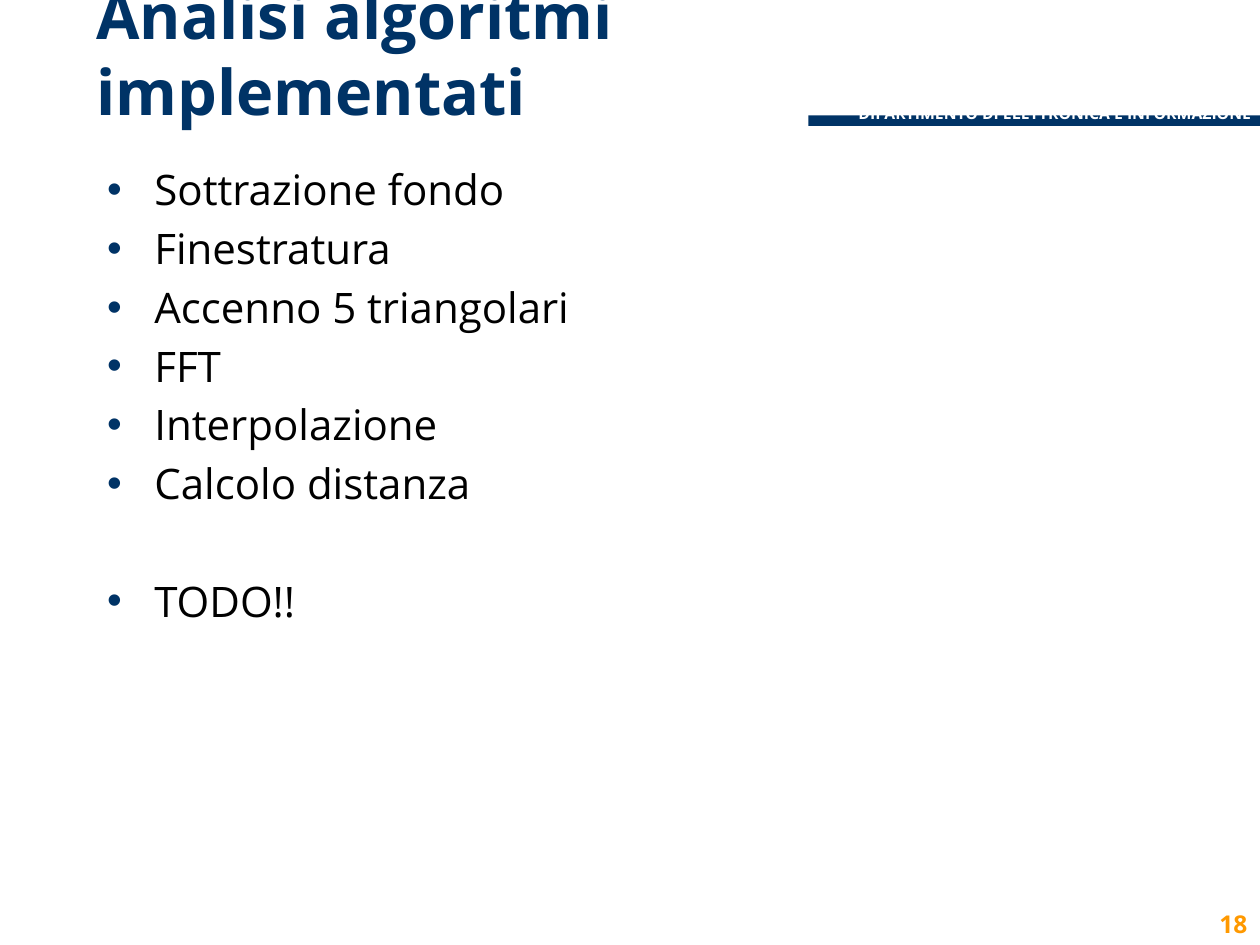
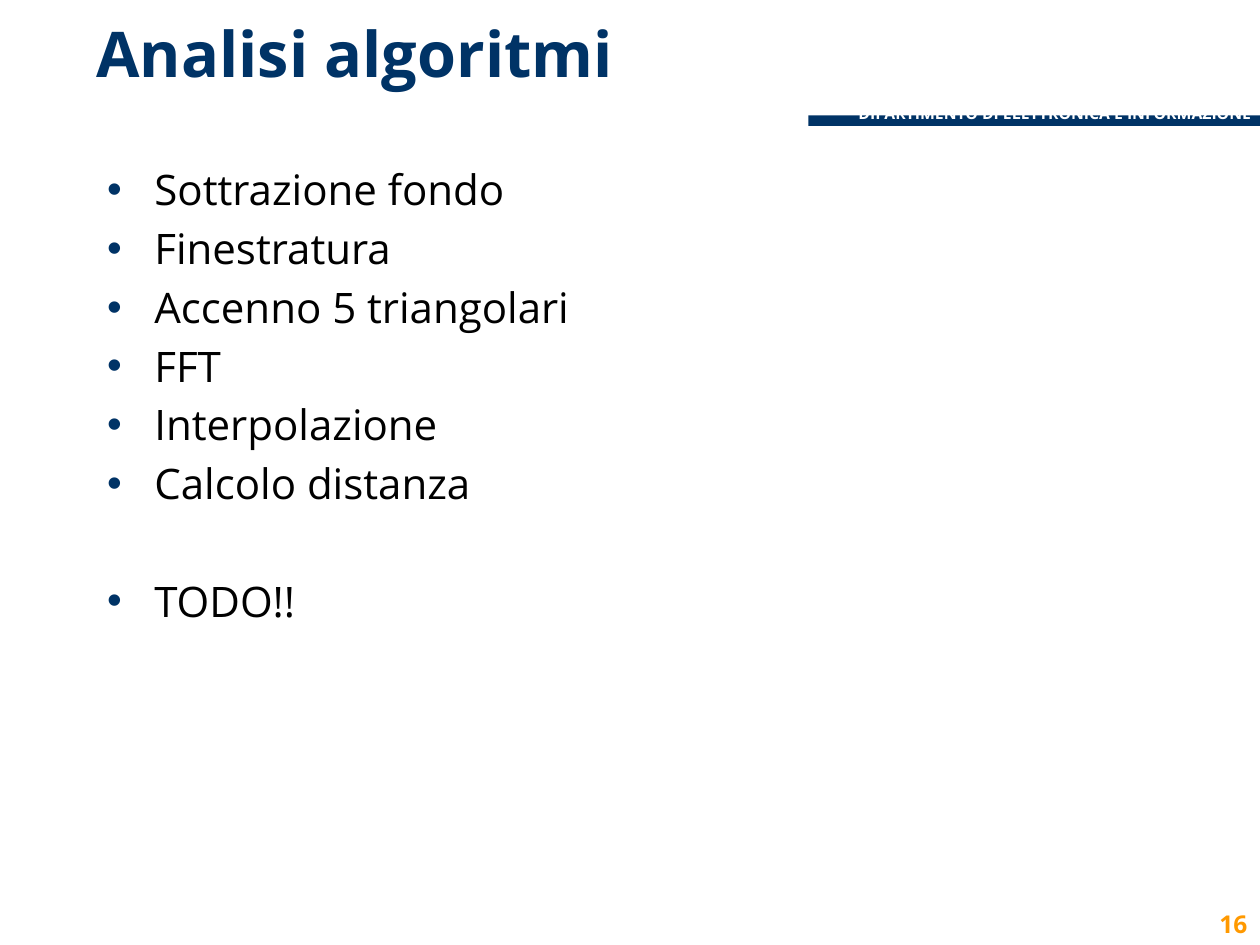
Before and after one commit to lcavagnispolimi/thesis_latex, a slide deck: slide 16 of presentazione_discussione.pptx (slide 18 before the commit). Drawn at 1260x945 pixels with LibreOffice and Linux fonts; fonts in the diff are those of the drawing; background and template pictures are left out. Boxes give left, top, right and bottom in pixels: in the first picture for what was removed or moved away, otherwise in the second. Text is boxed around its words. In the diff, an @@ line names an element or a change of style, - is before the commit and + after.

```diff
--- a/presentazione_discussione.pptx
+++ b/presentazione_discussione.pptx
@@ title at (97, 29, 613, 92): text changed @@
-Analisi algoritmi implementati
+Analisi algoritmi
@@ page number at (1219, 915, 1247, 934): text changed @@
-18
+16
```
Also in this commit, not shown: 14 other slides changed, 1 slide added, 2 slides removed.
